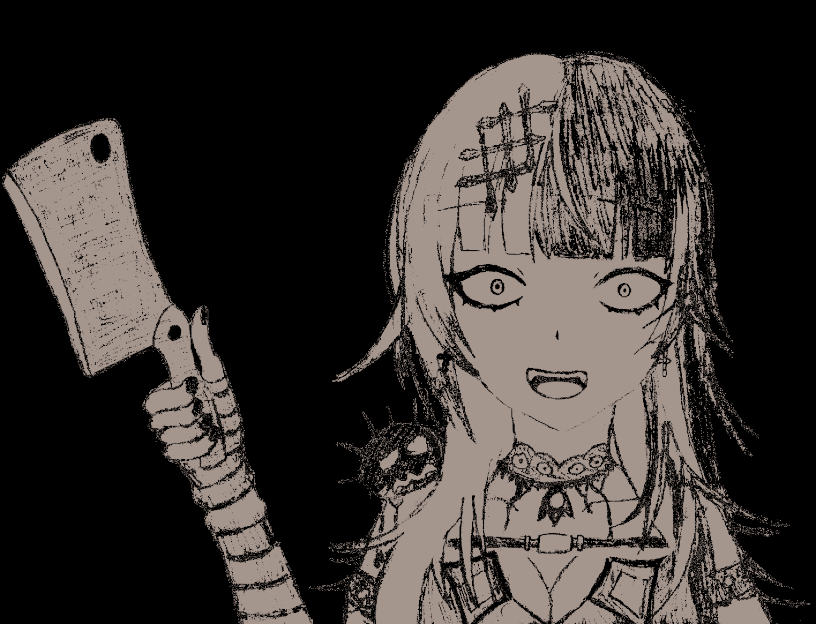
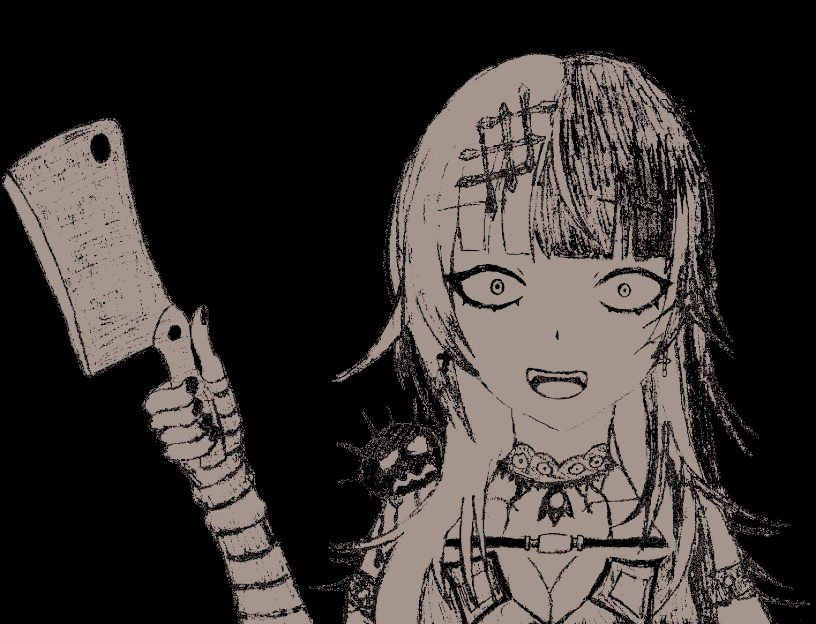
The second 816px x 624px image is a revision of the first. Changes to its layers:
painted on "shiori" over [360, 428, 665, 563]
